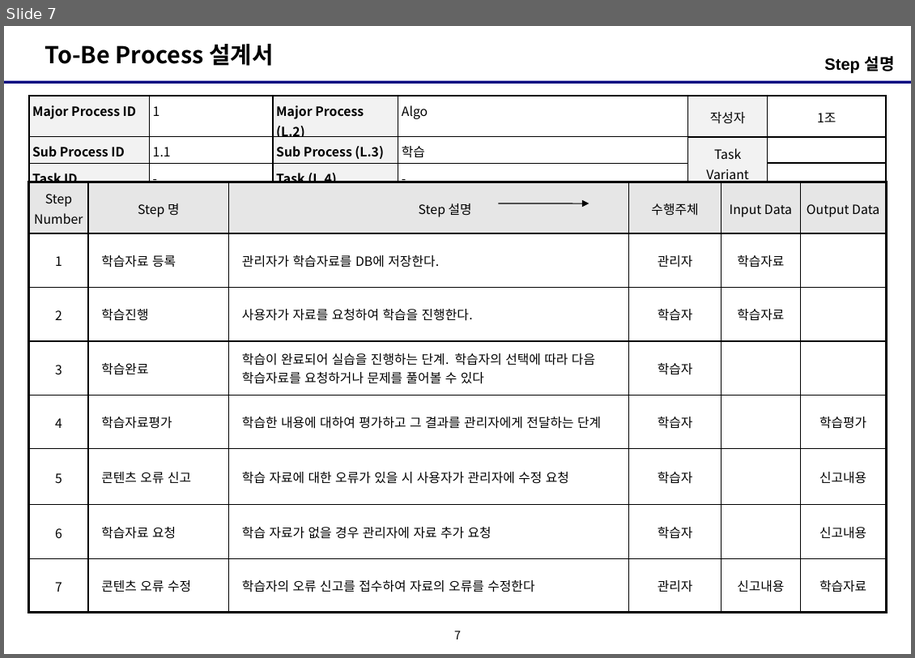
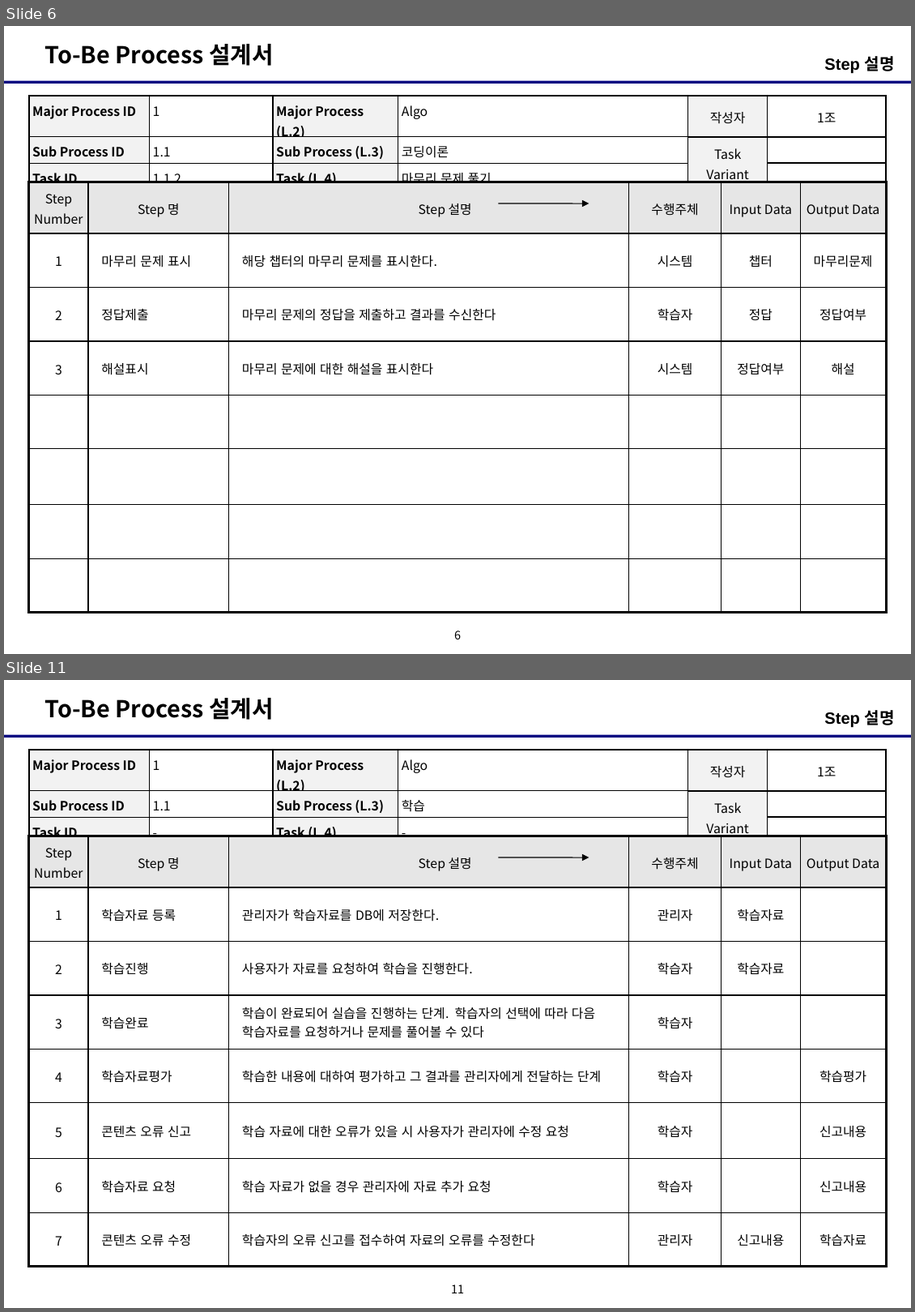
Before and after one commit to Uginim/JavaSWEngineeringCourse, a slide deck: documents/팀프로젝트/팀구성_개발일정_DB설계/프로세스설계서_200219_1221.pptx. Shown one above the other, each under a label of ours: slide 7 before the commit, slides 6 and 11 after it; the slides between them are not shown. The pictures are 915x658 and 915x1312 pixels, drawn with LibreOffice and Linux fonts; fonts in the diff are those of the drawing. Boxes give left, top, right and bottom in pixels: in the first picture for what was removed or moved away, otherwise in the second. Text is boxed around its words. In the diff, an @@ line names an element or a change of style, - is before the commit and + after.

```diff
--- a/documents/팀프로젝트/팀구성_개발일정_DB설계/프로세스설계서_200219_1221.pptx
+++ b/documents/팀프로젝트/팀구성_개발일정_DB설계/프로세스설계서_200219_1221.pptx
@@ slide 6 added at (4,26,911,654), background #FFFFFF; not listed: 3 template elements that a slide beside it also shows @@
@@ text added at (825,56,895,73), 14 pt, text #000000, bold @@
+Step 설명
@@ table added at (29,96,887,186), 3 rows, 6 columns @@
+Major Process ID | 1 | Major Process (L.2) | Algo | 작성자 | 1조
+Sub Process ID | 1.1 | Sub Process (L.3) | 코딩이론 | Task Variant | 
+Task ID | 1.1.2 | Task (L.4) | 마무리 문제 풀기 |  | 
@@ table added at (29,182,886,612), 8 rows, 6 columns @@
+Step Number | Step 명 | Step 설명 | 수행주체 | Input Data | Output Data
+1 | 마무리 문제 표시 | 해당 챕터의 마무리 문제를 표시한다. | 시스템 | 챕터 | 마무리문제
+2 | 정답제출 | 마무리 문제의 정답을 제출하고 결과를 수신한다 | 학습자 | 정답 | 정답여부
+3 | 해설표시 | 마무리 문제에 대한 해설을 표시한다 | 시스템 | 정답여부 | 해설
+ |  |  |  |  | 
+ |  |  |  |  | 
+ |  |  |  |  | 
+ |  |  |  |  | 
@@ arrow added from (498, 203) to (590, 203), #000000 0.75 pt @@
@@ what was slide 7 is now slide 11 @@
@@ page number at (451,1284,464,1293): text changed @@
-7
+11
```
Also in this commit, not shown: 6 slides changed, 3 other slides added, 4 other files.
